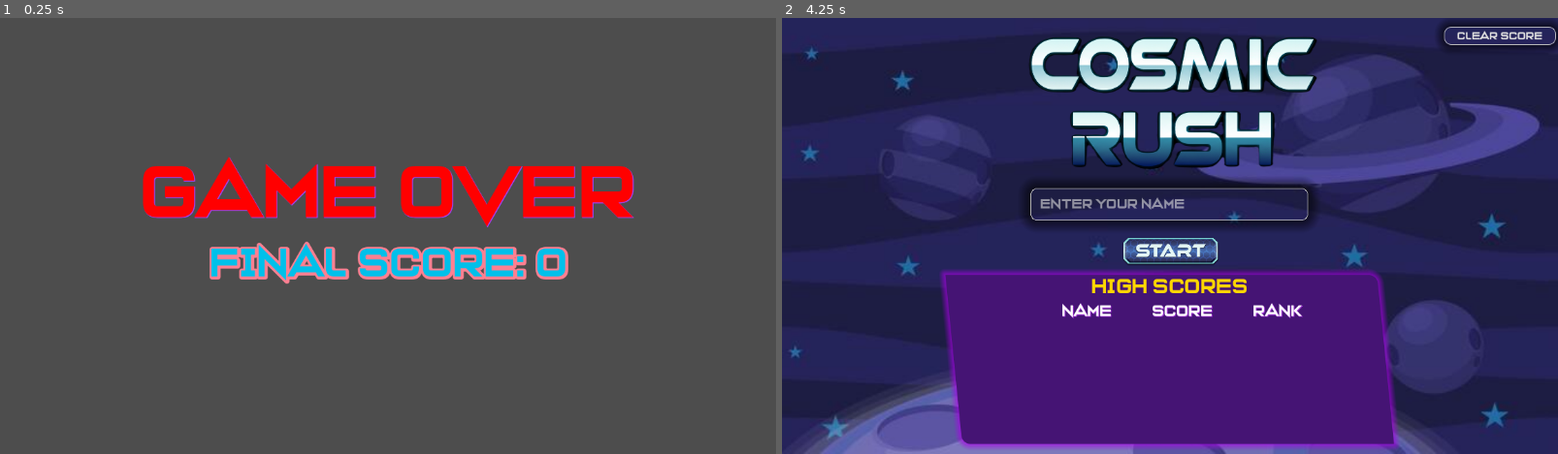
Above: before the commit, frames 1-2 (left to right).
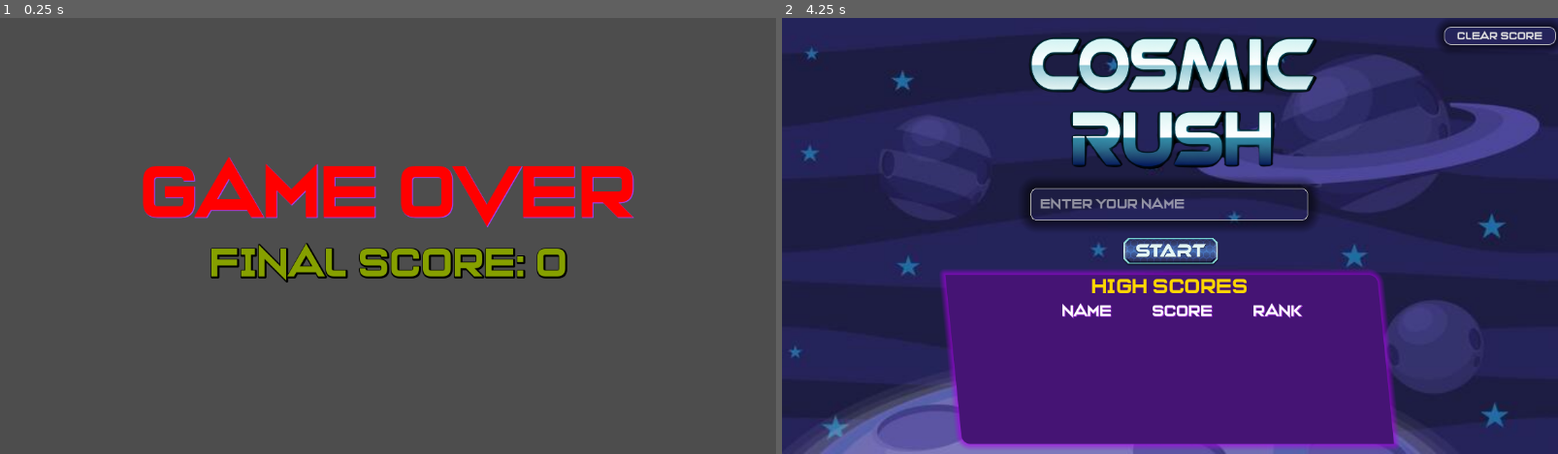
Above: after the commit, the same moments.

Repository: Creative-banda/Cosmic-Rush
Game: Godot game, scene res://scenes/game_over.tscn
The game is run twice, just before and just after one commit, with the same random seed, the same clock (stepped at 60 frames per second) and the same inputs. This scene is started directly instead of the project's main scene.
Inputs:
- Up to frame 1 (0.25 s): no input
- Up to frame 2 (4.25 s): tap Enter at 0.5, 2, 3.5 s; tap Space at 1.25, 2.75 s

The runs differ from the first frame. In frame 1, 2.8% of the frame differs, in the area x 27-74%, y 51-62%; in frame 2, nothing differs.

Commit message:
Fix export path typo and reset health and score on game over

Diff:
--- a/scenes/game_over.tscn
+++ b/scenes/game_over.tscn
@@ -63,9 +63,9 @@
 grow_vertical = 2
 size_flags_horizontal = 4
 size_flags_vertical = 8
-theme_override_colors/font_color = Color(1.15514e-06, 0.751535, 0.915436, 1)
-theme_override_colors/font_shadow_color = Color(1, 0.498105, 0.569133, 1)
-theme_override_constants/shadow_outline_size = 15
+theme_override_colors/font_color = Color(0.52492, 0.626793, 0, 1)
+theme_override_colors/font_shadow_color = Color(0, 0, 0, 1)
+theme_override_constants/shadow_outline_size = 8
 theme_override_fonts/font = ExtResource("2_wqhvx")
 theme_override_font_sizes/font_size = 60
 theme_override_styles/normal = SubResource("StyleBoxFlat_wqhvx")
--- a/scenes/globals.gd
+++ b/scenes/globals.gd
@@ -26,8 +26,6 @@
 	bullet_count = 50
 	print("Game Over! Final Score: %d" % score)
 	save_highscore(player_name, score)
-	health = 100
-	score = 0
 	# wait a moment before changing scene
 	await get_tree().create_timer(1.0).timeout
 
--- a/scenes/main_menu.gd
+++ b/scenes/main_menu.gd
@@ -17,6 +17,8 @@
 
 func _ready() -> void:
 	UI.disable_ui()
+	Globals.health = 100
+	Globals.score = 0
 	# Get screen dimensions
 	var viewport_rect = get_viewport_rect()
 	screen_width = viewport_rect.size.x
Not shown, changed: export_presets.cfg
